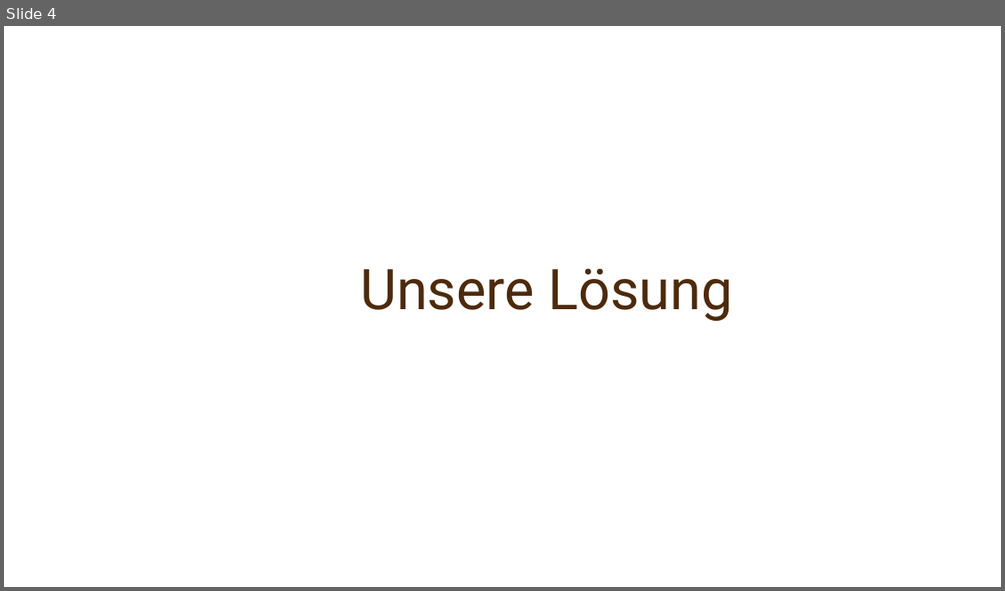
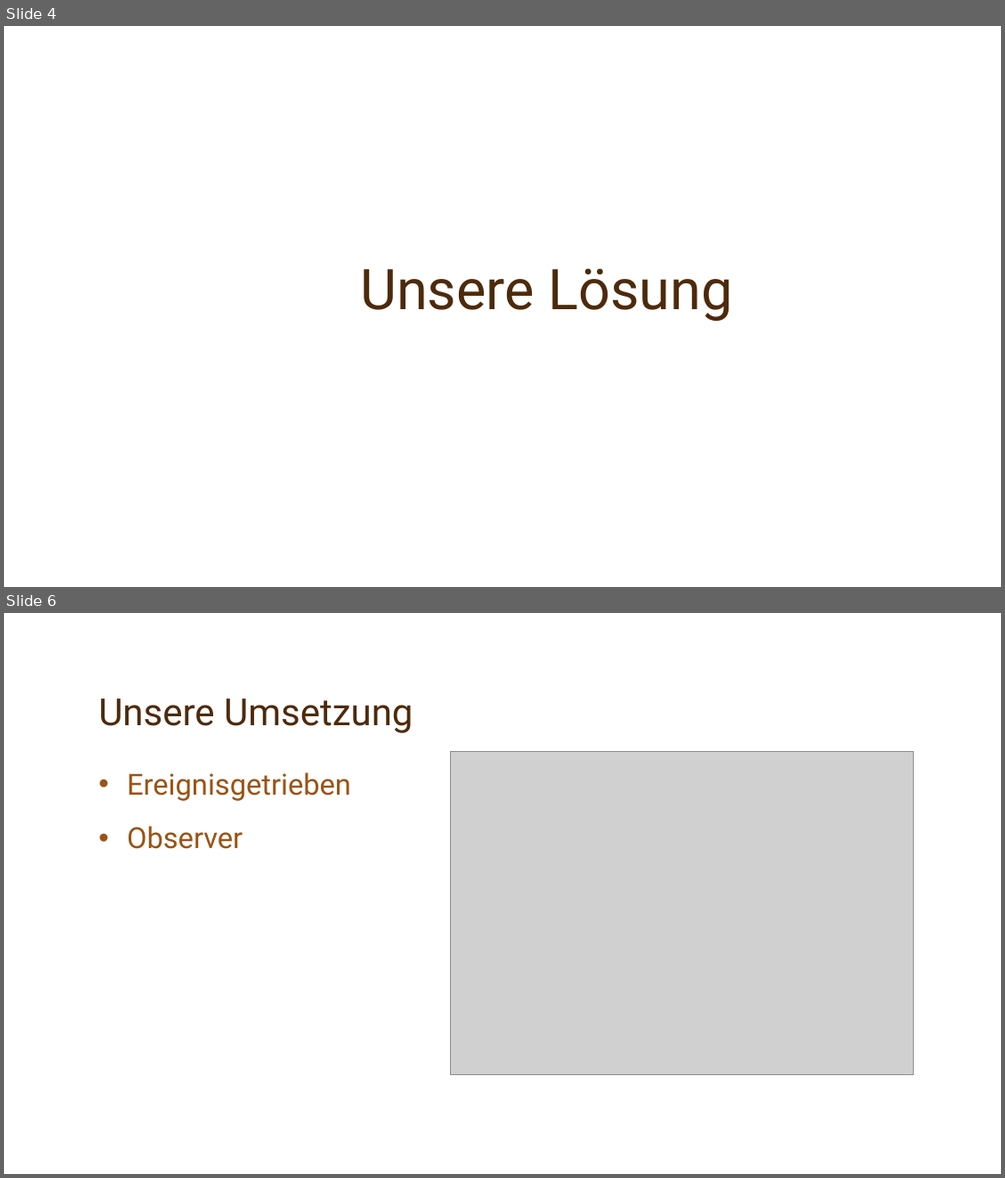
Before and after one commit to Sunkua/AutonomesGewaechshausSimulation, a slide deck: 1-Präsentation/Pausengruppe_Präsentation.pptx. Shown one above the other, each under a label of ours: slide 4 before the commit, slides 4 and 6 after it; the slides between them are not shown. The pictures are 1005x591 and 1005x1178 pixels, drawn with LibreOffice and Linux fonts; fonts in the diff are those of the drawing; grey boxes stand for pictures; background and template pictures are left out. Boxes give left, top, right and bottom in pixels: in the first picture for what was removed or moved away, otherwise in the second. Text is boxed around its words. In the diff, an @@ line names an element or a change of style, - is before the commit and + after.

```diff
--- a/1-Präsentation/Pausengruppe_Präsentation.pptx
+++ b/1-Präsentation/Pausengruppe_Präsentation.pptx
@@ slide 6 added at (4,613,1001,1174), background picture (left out) @@
@@ title added at (98,698,413,733), 36 pt, text #4D2A0B @@
+Unsere Umsetzung
@@ text added at (127,772,351,849), 28 pt, text #9A5315 @@
+• Ereignisgetrieben
+• Observer
@@ picture added at (451,751,914,1074) @@
```
Also in this commit, not shown: 2 slides changed.
